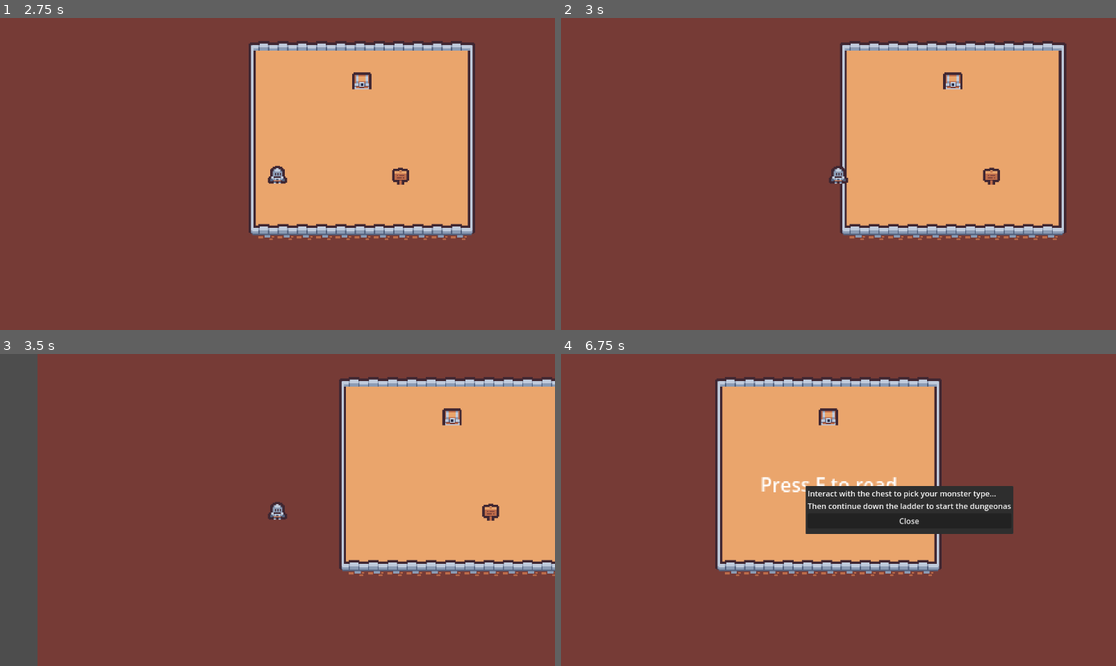
Above: before the commit, frames 1-4 (two rows, left to right).
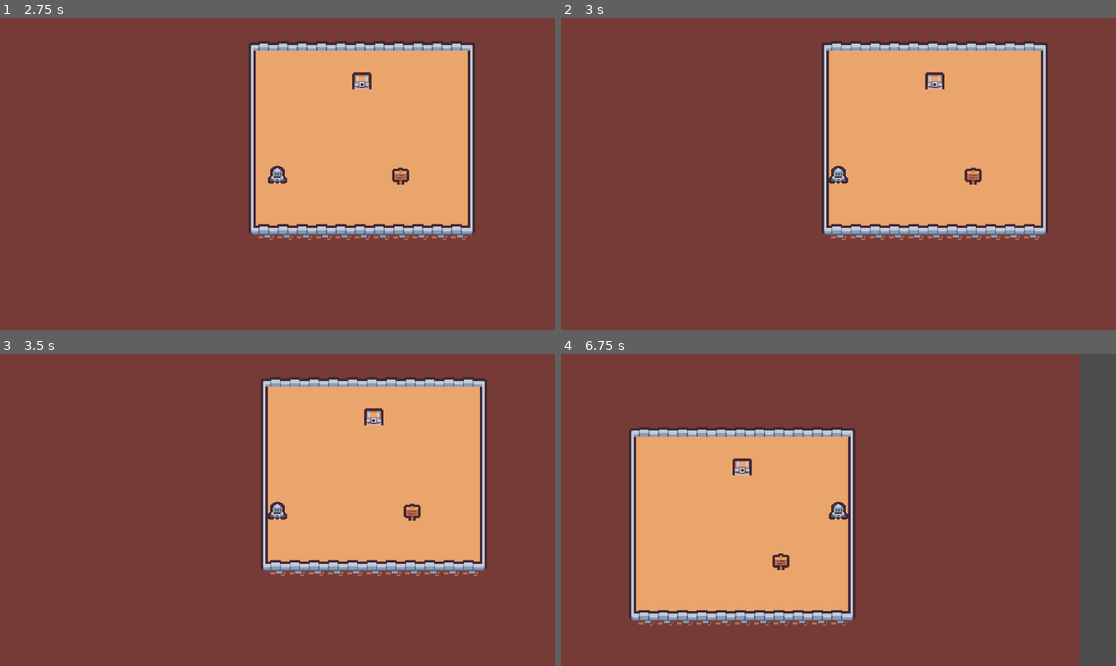
Above: after the commit, the same moments.

Repository: 69ShadesOfPeanut/secret-santa-2024
Game: Godot game, scene res://Scenes/HubWorld.tscn
The game is run twice, just before and just after one commit, with the same random seed, the same clock (stepped at 60 frames per second) and the same inputs.
Inputs:
- Up to frame 1 (2.75 s): tap Enter at 0.5 s; hold W (Up) 0.53-2.03 s; tap F (Interact) at 0.6, 1.35, 2, 2.1 s; hold A (Left) from 2.03 s (still down)
- Up to frame 2 (3 s): keep holding A (Left); tap F (Interact) at 2.85 s
- Up to frame 3 (3.5 s): keep holding A (Left)
- Up to frame 4 (6.75 s): release A (Left) at 3.53 s; hold S (Down) 3.53-4.28 s; tap F (Interact) every 0.75 s from 3.6 to 6.6 s; hold D (Right) 4.28-5.03 s; hold W (Up) 5.03-5.78 s; hold D (Right) from 5.78 s (still down)

Frame 1 is identical in both runs. In frame 2, 6.5% of the frame differs, in the area x 46-92%, y 7-72%; in frame 3, 25%; in frame 4, 40%, in the area x 12-100%, y 0-100%.

Commit message:
Collision
Added some collision to walls in the dungeon

Diff:
--- a/Resources/TileSets/World.tres
+++ b/Resources/TileSets/World.tres
@@ -150,8 +150,11 @@
 texture = ExtResource("2_qremx")
 0:0/0 = 0
 1:0/0 = 0
+1:0/0/physics_layer_0/polygon_0/points = PackedVector2Array(-8, -8, 8, -8, 8, 8, -8, 8)
 2:0/0 = 0
+2:0/0/physics_layer_0/polygon_0/points = PackedVector2Array(-8, -8, 8, -8, 8, 8, -8, 8)
 3:0/0 = 0
+3:0/0/physics_layer_0/polygon_0/points = PackedVector2Array(-8, -8, 8, -8, 8, 8, -8, 8)
 4:0/0 = 0
 5:0/0 = 0
 6:0/0 = 0
@@ -162,8 +165,10 @@
 11:0/0 = 0
 0:1/0 = 0
 1:1/0 = 0
+1:1/0/physics_layer_0/polygon_0/points = PackedVector2Array(-8, -8, 8, -8, 8, 8, -8, 8)
 2:1/0 = 0
 3:1/0 = 0
+3:1/0/physics_layer_0/polygon_0/points = PackedVector2Array(-8, -8, 8, -8, 8, 8, -8, 8)
 4:1/0 = 0
 5:1/0 = 0
 6:1/0 = 0
@@ -174,8 +179,11 @@
 11:1/0 = 0
 0:2/0 = 0
 1:2/0 = 0
+1:2/0/physics_layer_0/polygon_0/points = PackedVector2Array(-8, -8, 8, -8, 8, 8, -8, 8)
 2:2/0 = 0
+2:2/0/physics_layer_0/polygon_0/points = PackedVector2Array(-8, -8, 8, -8, 8, 8, -8, 8)
 3:2/0 = 0
+3:2/0/physics_layer_0/polygon_0/points = PackedVector2Array(-8, -8, 8, -8, 8, 8, -8, 8)
 4:2/0 = 0
 5:2/0 = 0
 6:2/0 = 0
